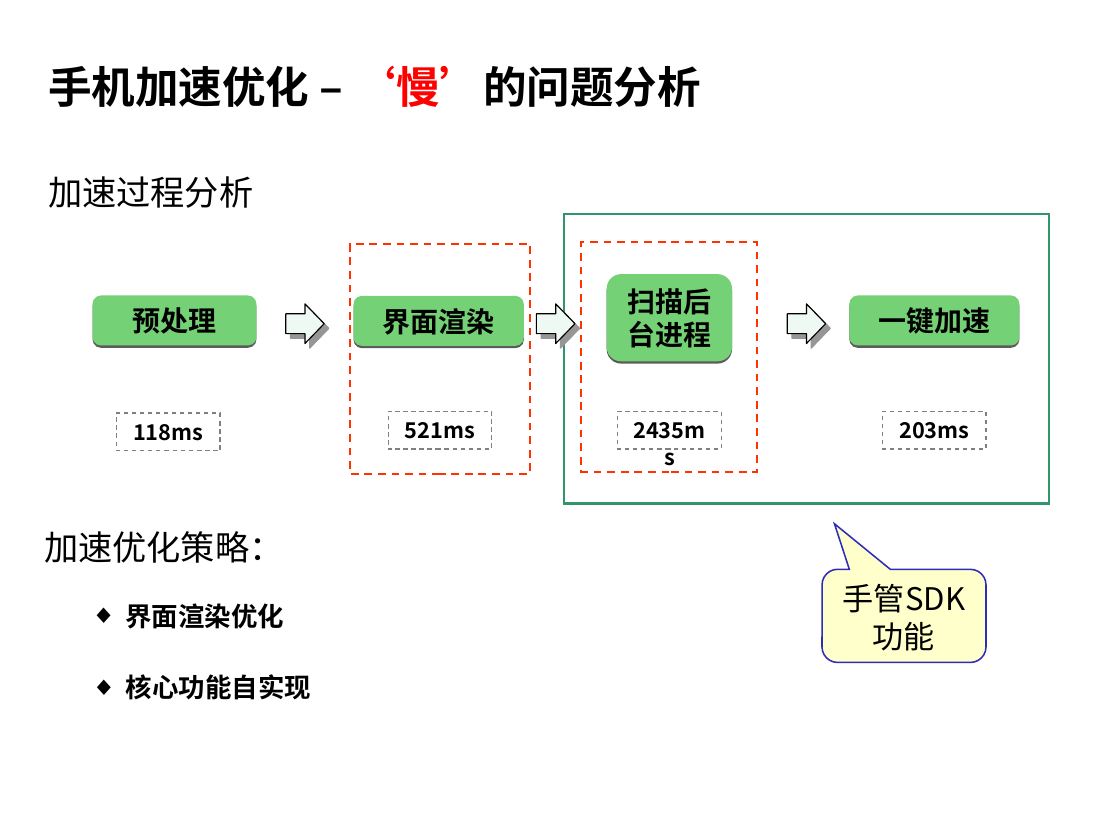
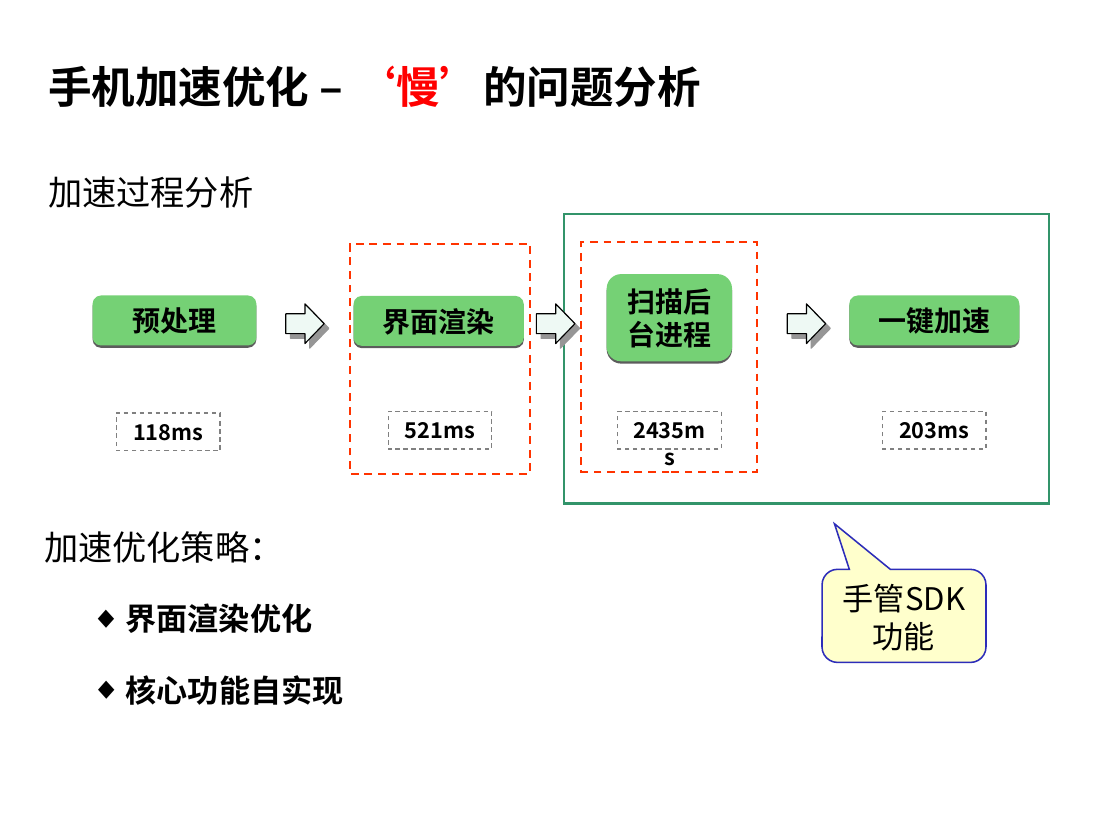
Before and after one commit to hamlingong/data, a slide deck: slide 17 of promote/深圳合肥大连组_hamlingong(龚海龙).ppt. Drawn at 1120x840 pixels with LibreOffice and Linux fonts; fonts in the diff are those of the drawing; background and template pictures are left out. Boxes give left, top, right and bottom in pixels: in the first picture for what was removed or moved away, otherwise in the second. Text is boxed around its words. In the diff, an @@ line names an element or a change of style, - is before the commit and + after.

```diff
--- a/promote/深圳合肥大连组_hamlingong(龚海龙).ppt
+++ b/promote/深圳合肥大连组_hamlingong(龚海龙).ppt
@@ text "界面渲染优化" at (125, 603, 312, 633): size 17 to 20 pt @@
@@ text "核心功能自实现" at (126, 675, 344, 705): size 17 to 20 pt @@
```
Also in this commit, not shown: 15 other slides changed, 1 other file.
